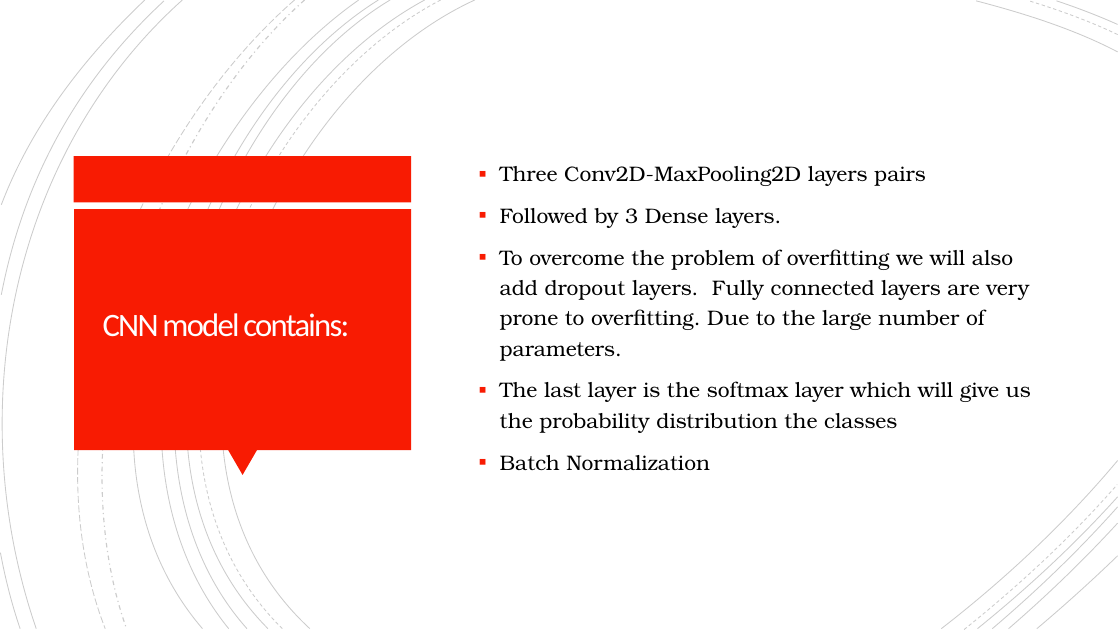
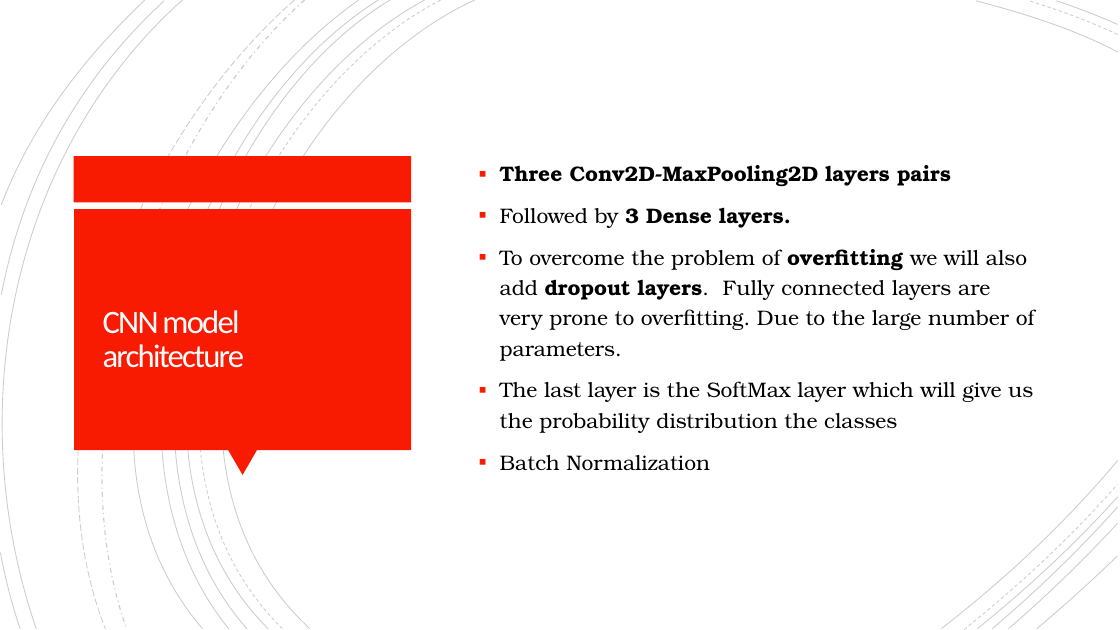
Before and after one commit to Kaoutar-Nahli/Early-Fire-Detection, a slide deck: slide 7 of deep-learning-fire-detection.pptx. Drawn at 1120x630 pixels with LibreOffice and Linux fonts; fonts in the diff are those of the drawing. Boxes give left, top, right and bottom in pixels: in the first picture for what was removed or moved away, otherwise in the second. Text is boxed around its words. In the diff, an @@ line names an element or a change of style, - is before the commit and + after.

```diff
--- a/deep-learning-fire-detection.pptx
+++ b/deep-learning-fire-detection.pptx
@@ text at box(500, 165, 1034, 361): bold on in "Three Conv2D-MaxPooling2D layers pairs", "3 Dense layers.", "overfitting dropout layers." @@
@@ title at box(103, 310, 244, 368): text changed @@
-CNN model contains:
+CNN model architecture
@@ text at box(500, 381, 1033, 433): text changed @@
-▪ The last layer is the softmax layer which will give us the probability distribution the classes
+▪ The last layer is the SoftMax layer which will give us the probability distribution the classes
```
Also in this commit, not shown: 8 other slides changed.
